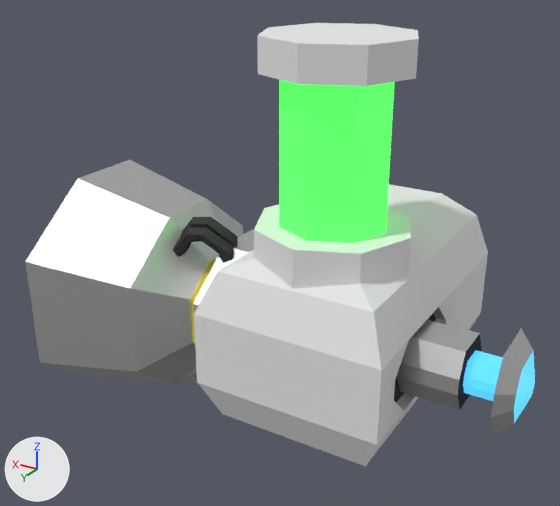
The Blender file Assets/Models/connector_t.blend as it was, and as the next commit left it.
Both versions are drawn from a 50 mm camera at (-1.6, 3.18, 1.97) aimed at (0.36, -0.09, 0.33). Arrows for +X, +Y and +Z are at lower left; the lights stay in place.

Script lines for the objects in view, before the commit:
```python
ob_enginewall = bpy.data.objects.new('EngineWall', me_cube_011)
ob_enginewall.location = (0.0, 0.0, -0.5)
ob_enginewall.rotation_euler = (0.0, 0.0, -3.142)  # degrees (0, 0, -180)
ob_enginewall.scale = (0.5, 0.5, 0.5)
ob_shield = bpy.data.objects.new('Shield', me_cube_005)
ob_shield.location = (0.0, 0.0, -0.5)
ob_shield.rotation_euler = (0.0, 0.0, -1.571)  # degrees (0, 0, -90)
ob_shield.scale = (0.5, 0.5, 0.55)
ob_turret = bpy.data.objects.new('Turret', me_cube_010)
ob_turret.location = (0.0, 0.0, -0.5)
ob_window = bpy.data.objects.new('Window', me_cube_003)
ob_window.location = (0.0, 0.0, -0.5)
ob_window.scale = (0.5, 0.5, 0.5)
# also in view: 'AirlockWall' at (0.0, -0.55, 0.0); 'EnergyShieldWall' at (-0.52, 0.0, 0.0); 'Cylinder' at (0.0, 0.0, 0.56); 'EmptyWall' at (0.0, 0.25, 0.0)
```
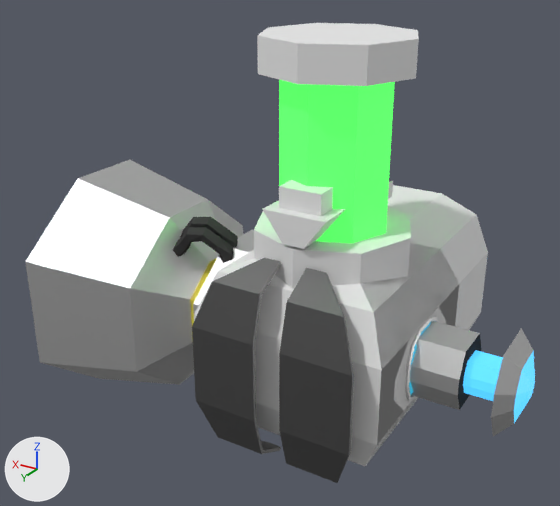
Where the newer file only moved an object's origin or applied its transform, the numbers keep the older frame.

Diff of the bpy script that builds the scene:
```diff
--- a/Assets/Models/connector_t.blend.py
+++ b/Assets/Models/connector_t.blend.py
@@ ob_window @@
 ob_window.scale = (0.5, 0.5, 0.5)
-ob_window.hide_set(True)
@@ ob_shield @@
 ob_shield.scale = (0.5, 0.5, 0.55)
-ob_shield.hide_set(True)
@@ ob_turret @@
 ob_turret.location = (0.0, 0.0, -0.5)
-ob_turret.hide_set(True)
```

Boxes [x1, y1, x2, y2] around the edits, measured in the pictures (560 x 506 px):
'Shield', shown: after [192, 258, 354, 483]
'Window', shown: after [361, 243, 459, 465]
'Turret', shown: after [263, 180, 393, 249]
'EmptyWall', unchanged, covered by the edit: [194, 258, 382, 466] in both
